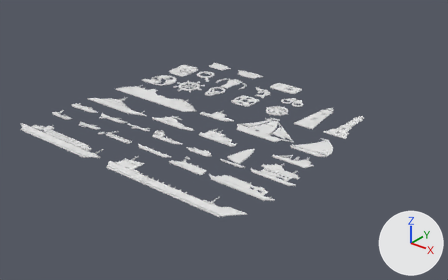
The FBX model URP-UnpathdExplore/Assets/Models/All Models 2.fbx: old version first, new version second.
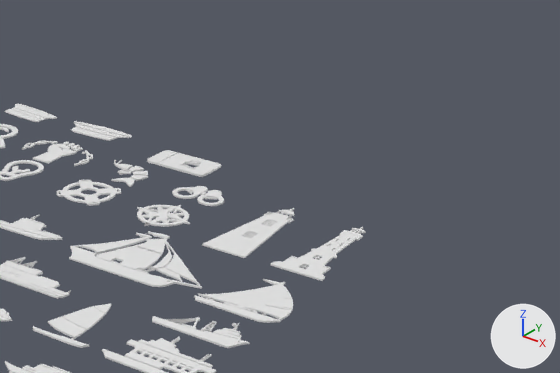
Old and new are each drawn whole from a 50 mm lens placed at (30.7, -35.6, 21.4), pointed at (1.8, 0.6, -1.0) and again close up on the part from 46% to 100% of the width and 6% to 64% of the height. Every picture has the same lights, and +X, +Y and +Z are marked at lower right.

The first close-up shows 'LifeBuoy', 'Lighthouse 1', 'Lighthouse 2', 'NStar', 'Sail Ship', 'SailBoat', 'Sailing B', 'Ship 10', 'Ship 12', 'Ship 8', 'Ship 9', 'Voyage tik'.
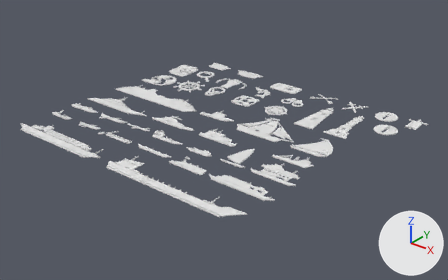
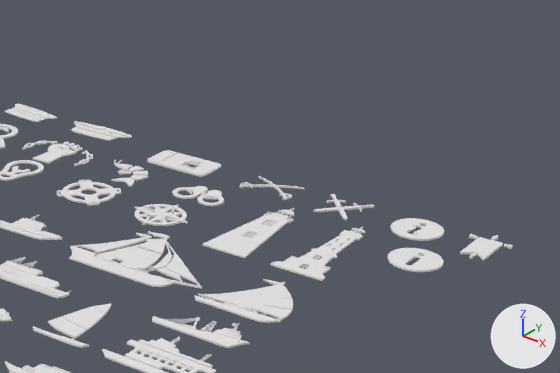
Where the newer file only moved an object's origin or applied its transform, the numbers keep the older frame.

What the commit changed:
Mesh me_mesh_039 is new.
It has 366 vertices, 704 faces and spans x -0.83..1.0, y -0.71..1.19, z 0.0..0.07.
Mesh me_mesh_038 is new.
It has 846 vertices, 1696 faces and spans x -1.12..1.11, y -0.71..0.72, z 0.0..0.08.
Mesh me_mesh_040 is new.
It has 418 vertices, 816 faces and spans x -0.81..0.81, y -1.17..1.17, z -0.04..0.04.
Mesh me_mesh_041 is new.
It has 462 vertices, 928 faces and spans x -0.96..0.96, y -0.96..0.96, z 0.0..0.07.
Mesh me_mesh_042 is new.
It has 176 vertices, 356 faces and spans x -0.96..0.96, y -0.96..0.96, z 0.0..0.07.
Object 'NStar' (ob_nstar) moves from (3.49, 5.79, 0.3) to (3.38, 5.79, 0.3).
Object 'Swords2' (ob_swords2) is new; it shows me_mesh_039.
Its location is (7.91, 11.0, 0.0).
Object 'Swords1' (ob_swords1) is new; it shows me_mesh_038.
Its location is (4.87, 11.35, 0.0).
Object 'Flag' (ob_flag) is new; it shows me_mesh_040.
Its location is (13.7, 11.2, 0.05).
Object 'Info1' (ob_info1) is new; it shows me_mesh_041.
Its location is (11.15, 11.13, 0.01).
Object 'Info2' (ob_info2) is new; it shows me_mesh_042.
Its location is (12.27, 8.62, 0.01).

Pixel boxes [x1, y1, x2, y2] of what changed, in the close-ups (560 x 373 px):
'Info2', added: after [387, 248, 443, 272]
'NStar', moved: before [137, 205, 190, 227]; after [134, 204, 188, 226]
'Info1', added: after [391, 218, 444, 241]
'Flag', added: after [460, 234, 513, 261]
'Swords2', added: after [313, 194, 374, 221]
'Swords1', added: after [239, 176, 305, 200]
